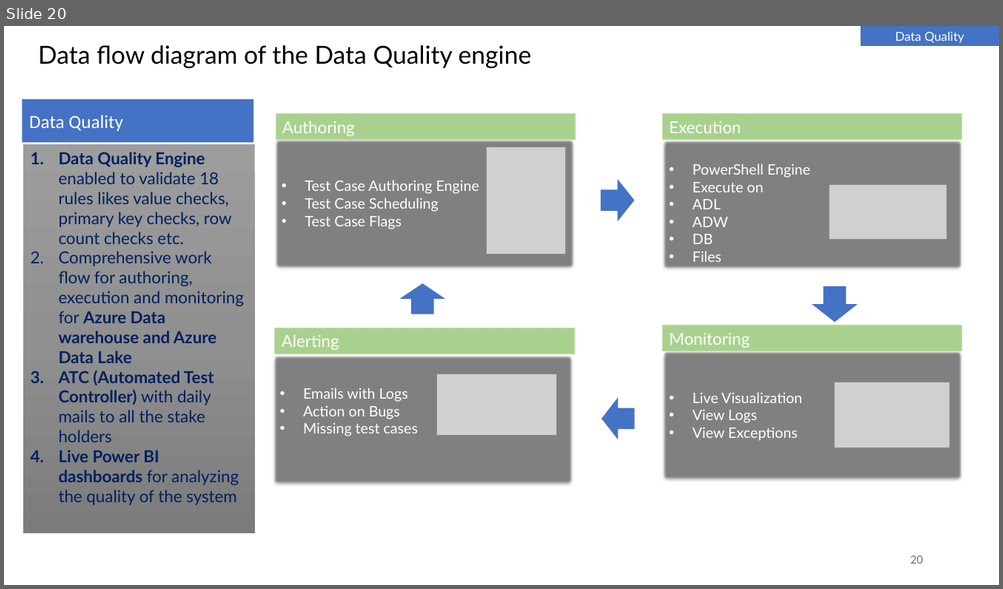
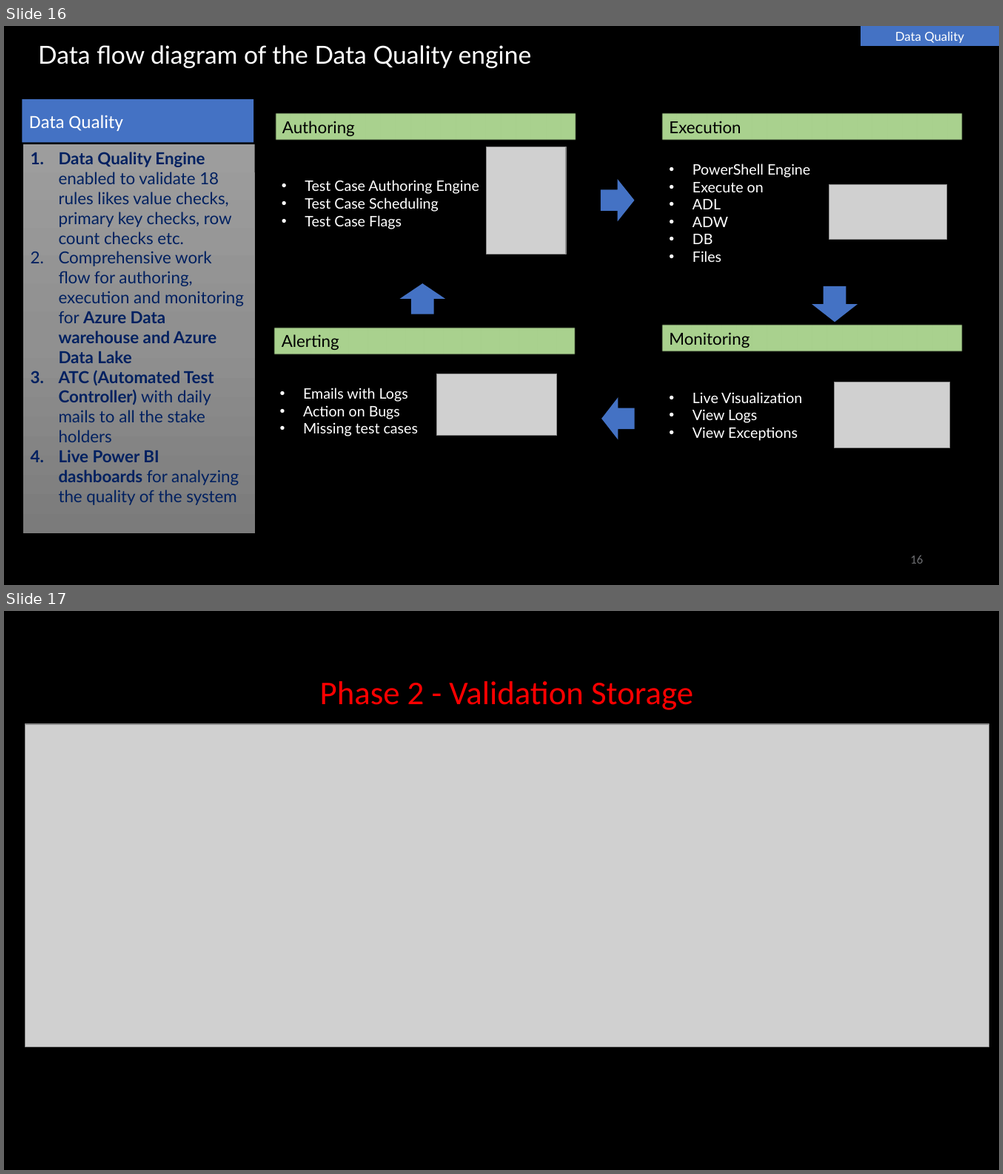
Before and after one commit to nigamsakshi2502/HeroSolutions-Data, a slide deck: Data Series/Day 3/Architectures and Best Practices .pptx. Shown one above the other, each under a label of ours: slide 20 before the commit, slides 16 and 17 after it. The pictures are 1003x589 and 1003x1174 pixels, drawn with LibreOffice and Linux fonts; fonts in the diff are those of the drawing; grey boxes stand for pictures. Boxes give left, top, right and bottom in pixels: in the first picture for what was removed or moved away, otherwise in the second. Text is boxed around its words. In the diff, an @@ line names an element or a change of style, - is before the commit and + after.

```diff
--- a/Data Series/Day 3/Architectures and Best Practices .pptx
+++ b/Data Series/Day 3/Architectures and Best Practices .pptx
@@ slide 17 added at (4,611,999,1170), background #000000 @@
@@ title added at (320,681,693,710), 32 pt, text #FF0000 @@
+Phase 2 - Validation Storage
@@ picture added at (25,724,989,1048) @@
@@ what was slide 20 is now slide 16 @@
@@ slide 16 changed as well @@
@@ background #FFFFFF to #000000 @@
@@ title "Data flow diagram of the ..." at (38,45,532,68): text colour #000000 to #FFFFFF @@
@@ text colour #FFFFFF to #000000 in 4 elements at (275,113,575,141), (661,113,962,141), (661,325,962,353), (274,327,575,355) @@
@@ fill #808080 to #000000 in 4 elements at (274,138,575,269), (661,139,962,270), (661,351,962,481), (273,355,573,486) @@
@@ page number at (910,556,922,564): text changed @@
-20
+16
```
Also in this commit, not shown: 15 other slides changed, 5 other slides added, 23 slides removed, 1 other file.
